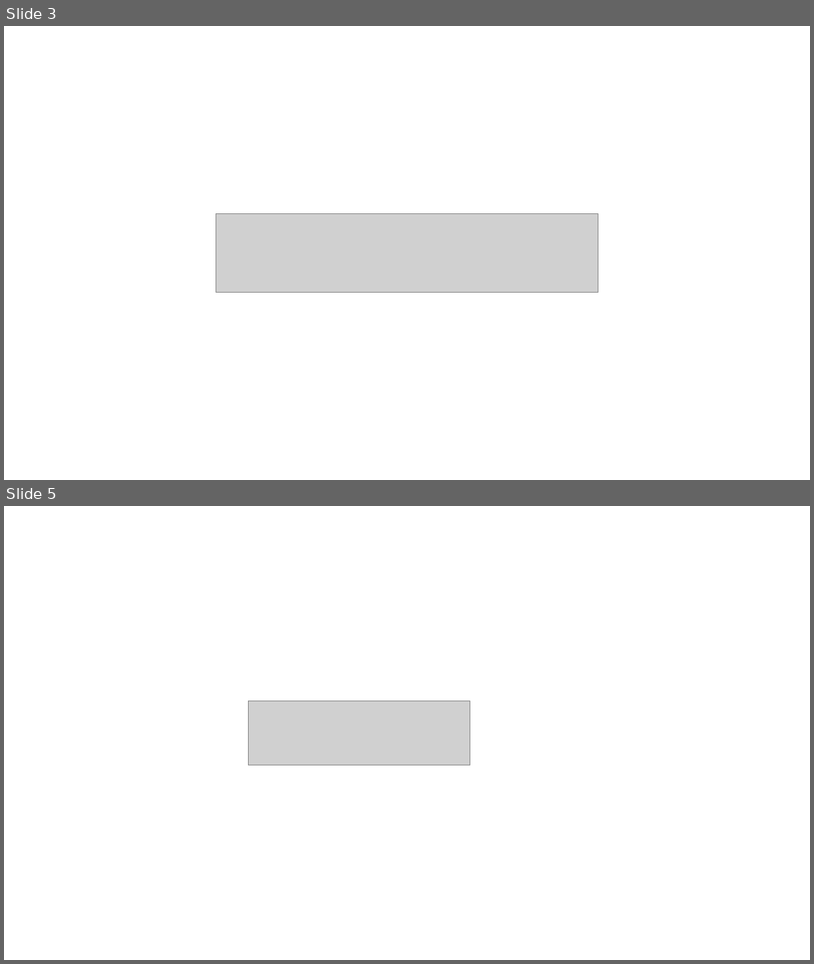
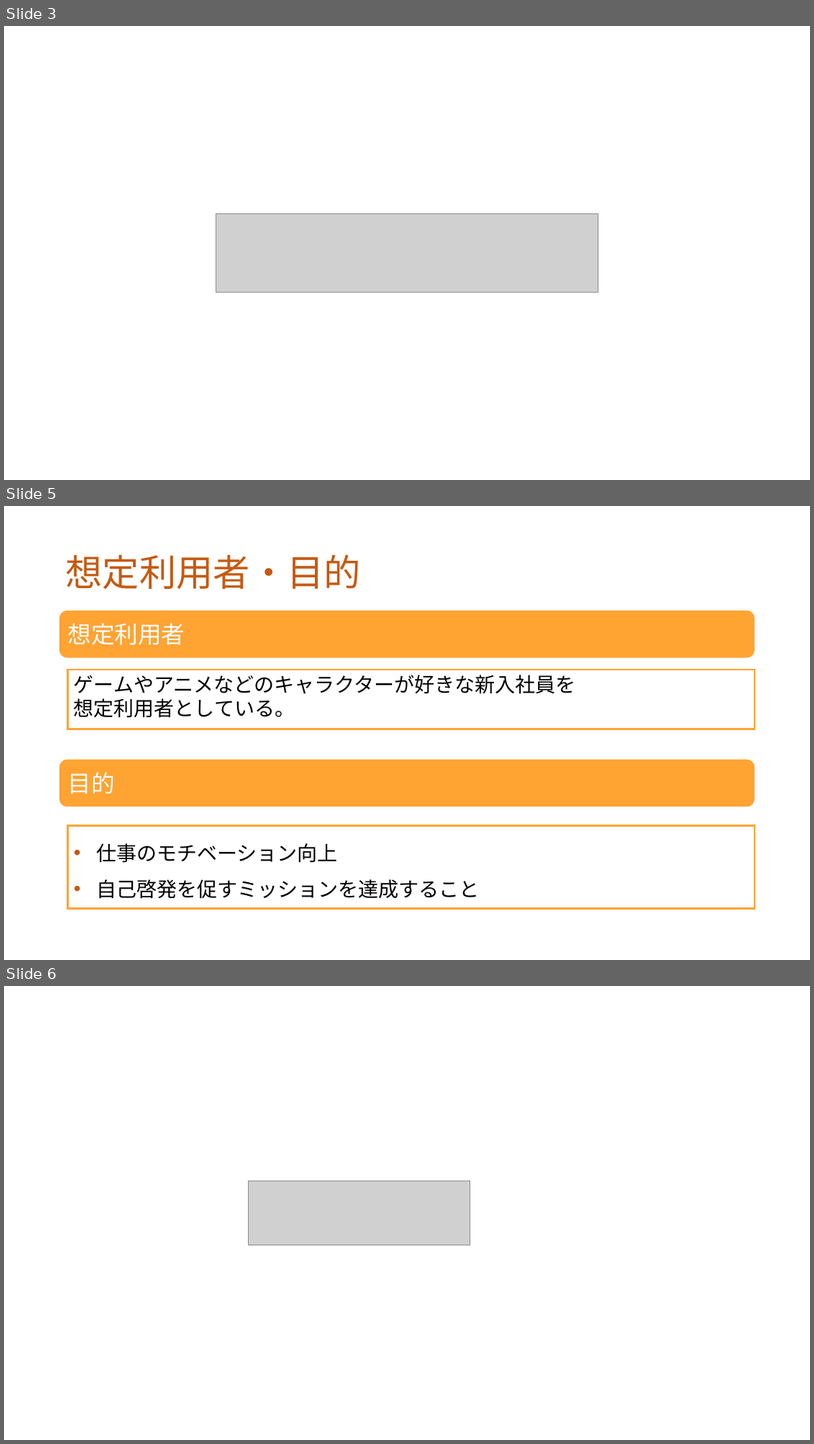
Before and after one commit to dojo2022/F-3, a slide deck: doc/プレゼン資料_F3_なかおっち.pptx. Shown one above the other, each under a label of ours: slides 3 and 5 before the commit, slides 3, 5 and 6 after it; the slides between them are not shown. The pictures are 814x964 and 814x1444 pixels, drawn with LibreOffice and Linux fonts; fonts in the diff are those of the drawing; grey boxes stand for pictures; background and template pictures are left out. Boxes give left, top, right and bottom in pixels: in the first picture for what was removed or moved away, otherwise in the second. Text is boxed around its words. In the diff, an @@ line names an element or a change of style, - is before the commit and + after.

Commit message:
背景・想定利用者・目的 書き換え
ミッションの例も追加しました。
変だったら書き直してください。。

```diff
--- a/doc/プレゼン資料_F3_なかおっち.pptx
+++ b/doc/プレゼン資料_F3_なかおっち.pptx
@@ slide 5 added at <box>4,506,810,960</box>, background #FFFFFF @@
@@ title added at <box>65,555,361,589</box>, 44 pt, text #C55A11 @@
+想定利用者・目的
@@ rounded rectangle added at <box>59,610,756,658</box>, fill #FFA333, 28 pt, text #FFFFFF @@
+想定利用者
@@ rectangle added at <box>68,669,756,728</box>, outline #FFA333 2.25 pt @@
@@ text added at <box>74,674,576,718</box>, 24 pt, text #000000 @@
+ゲームやアニメなどのキャラクターが好きな新入社員を
+想定利用者としている。
@@ rounded rectangle added at <box>59,759,756,807</box>, fill #FFA333, 28 pt, text #FFFFFF @@
+目的
@@ rectangle added at <box>68,826,756,908</box>, outline #FFA333 2.25 pt @@
@@ text added at <box>96,843,479,898</box>, 24 pt, text #000000 @@
+• 仕事のモチベーション向上
+• 自己啓発を促すミッションを達成すること
@@ what was slide 5 is now slide 6 @@
```
Also in this commit, not shown: 2 slides changed.
